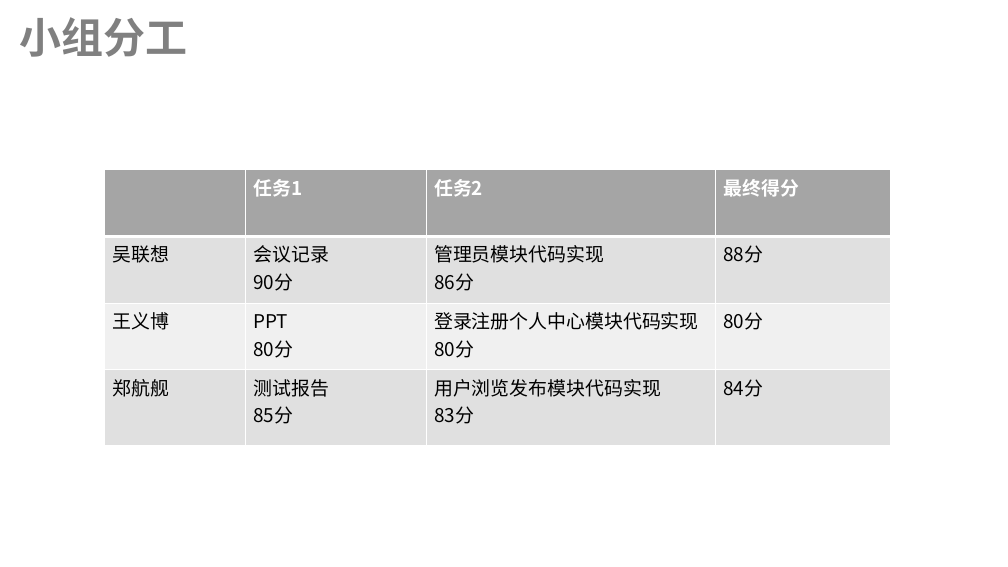
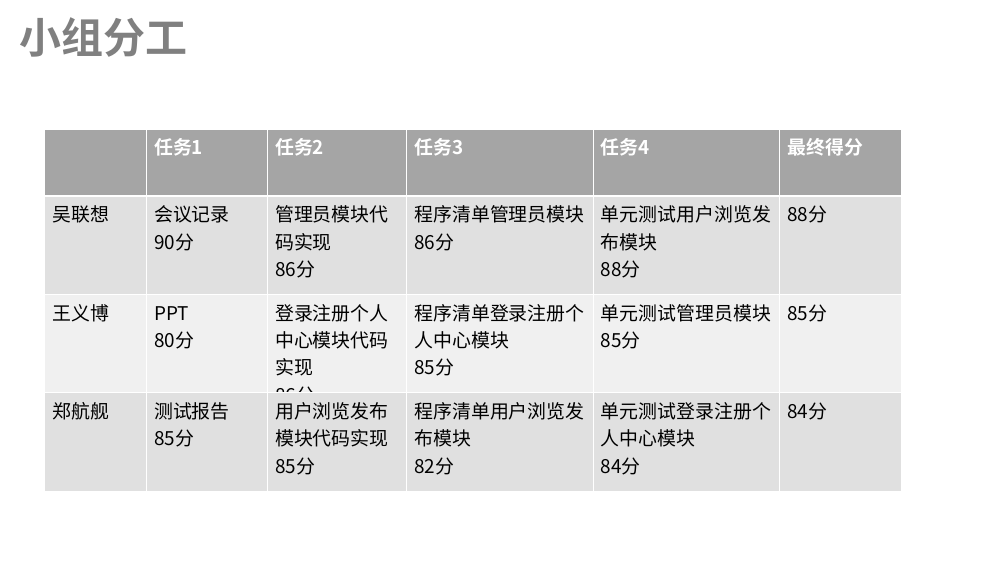
Before and after one commit to lenovo-wu/G11ZUCC, a slide deck: slide 34 of 代码实现.pptx (slide 37 before the commit). Drawn at 1008x567 pixels with LibreOffice and Linux fonts; fonts in the diff are those of the drawing. Boxes give left, top, right and bottom in pixels: in the first picture for what was removed or moved away, otherwise in the second. Text is boxed around its words. In the diff, an @@ line names an element or a change of style, - is before the commit and + after.

```diff
--- a/代码实现.pptx
+++ b/代码实现.pptx
@@ table at bbox=[45, 129, 902, 491] @@
-column 3: 任务2 | 管理员模块代码实现 / 86分 | 登录注册个人中心模块代码实现 / 80分 | 用户浏览发布模块代码实现 / 83分
-column 4: 最终得分 | 88分 | 80分 | 84分
+column 3: 任务2 | 管理员模块代码实现 / 86分 | 登录注册个人中心模块代码实现 / 86分 | 用户浏览发布模块代码实现 / 85分
+column 4: 任务3 | 程序清单管理员模块 / 86分 | 程序清单登录注册个人中心模块 / 85分 | 程序清单用户浏览发布模块 / 82分
+column 5: 任务4 | 单元测试用户浏览发布模块 / 88分 | 单元测试管理员模块 / 85分 | 单元测试登录注册个人中心模块 / 84分
+column 6: 最终得分 | 88分 | 85分 | 84分
@@ table: place and size @@
-table at bbox=[105, 169, 892, 445]
+table at bbox=[45, 129, 902, 491]
```
Also in this commit, not shown: 1 other slide changed, 13 slides added, 16 slides removed.
